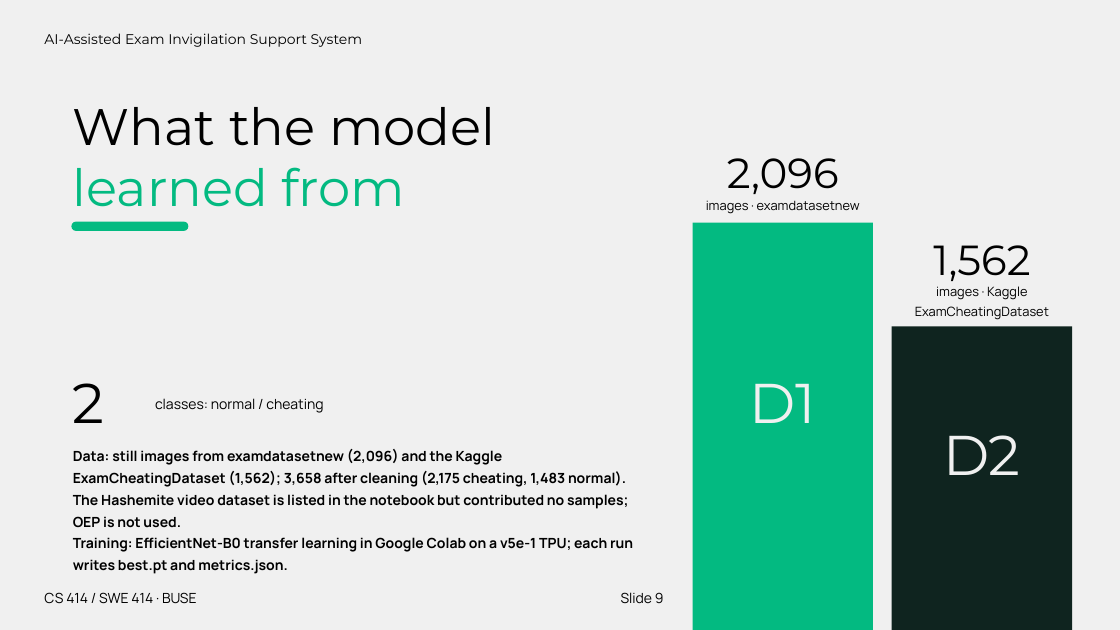
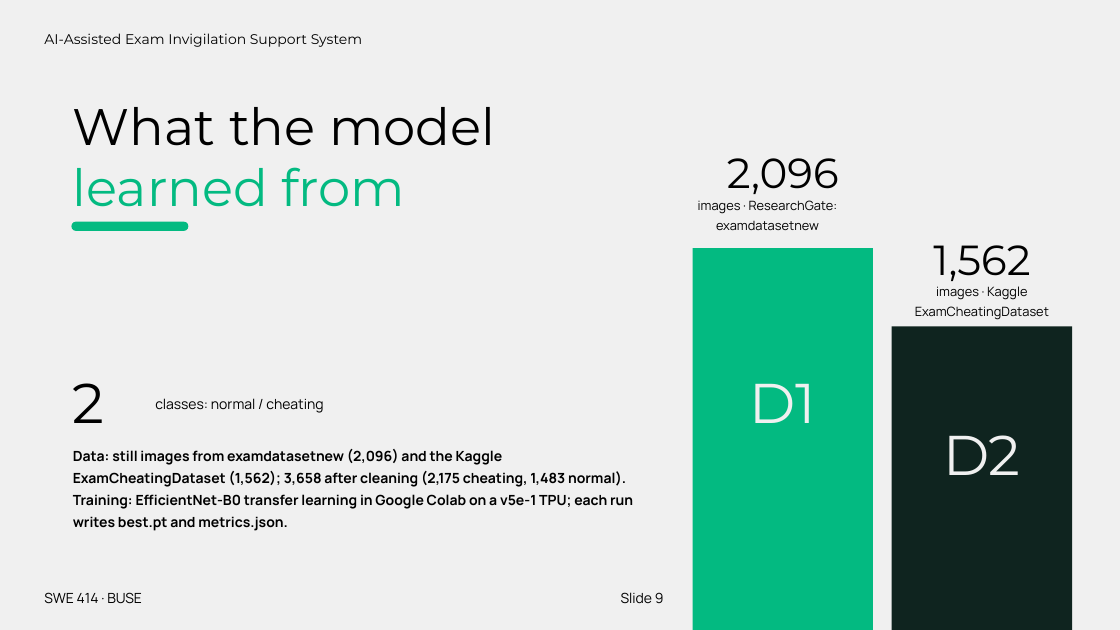
Before and after one commit to sehmaluva/invigilation_system, a slide deck: slide 9 of ai-exam-invigilation.pptx. Drawn at 1120x630 pixels with LibreOffice and Linux fonts; fonts in the diff are those of the drawing. Boxes give left, top, right and bottom in pixels: in the first picture for what was removed or moved away, otherwise in the second. Text is boxed around its words. In the diff, an @@ line names an element or a change of style, - is before the commit and + after.

```diff
--- a/ai-exam-invigilation.pptx
+++ b/ai-exam-invigilation.pptx
@@ text at (698,200,838,230): text changed @@
-images · examdatasetnew
+images · ResearchGate:
+examdatasetnew
@@ rectangle: place and size @@
-rectangle at (692,223,873,630)
+rectangle at (692,248,873,630)
@@ text at (73,449,626,487): text changed @@
-Data: still images from examdatasetnew (2,096) and the Kaggle ExamCheatingDataset (1,562); 3,658 after cleaning (2,175 cheating, 1,483 normal). The Hashemite video dataset is listed in the notebook but contributed no samples; OEP is not used.
+Data: still images from examdatasetnew (2,096) and the Kaggle ExamCheatingDataset (1,562); 3,658 after cleaning (2,175 cheating, 1,483 normal).
@@ text at (44,592,142,604): text changed @@
-CS 414 / SWE 414 · BUSE
+SWE 414 · BUSE
```
Also in this commit, not shown: 11 other slides changed, 1 slide removed, 1 other file.
